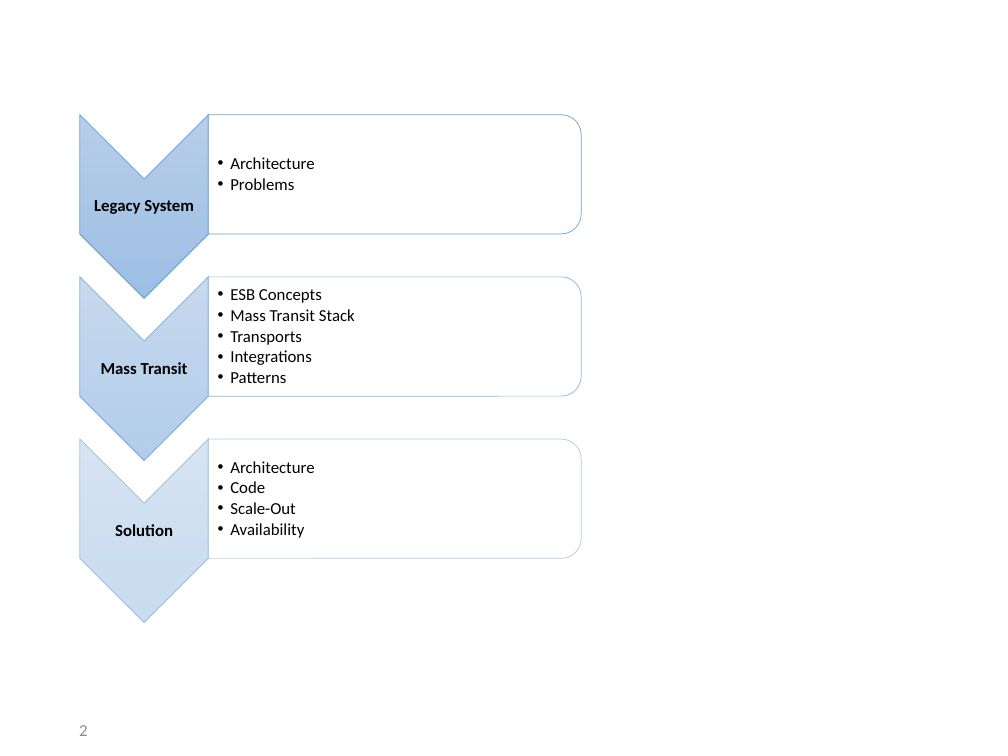
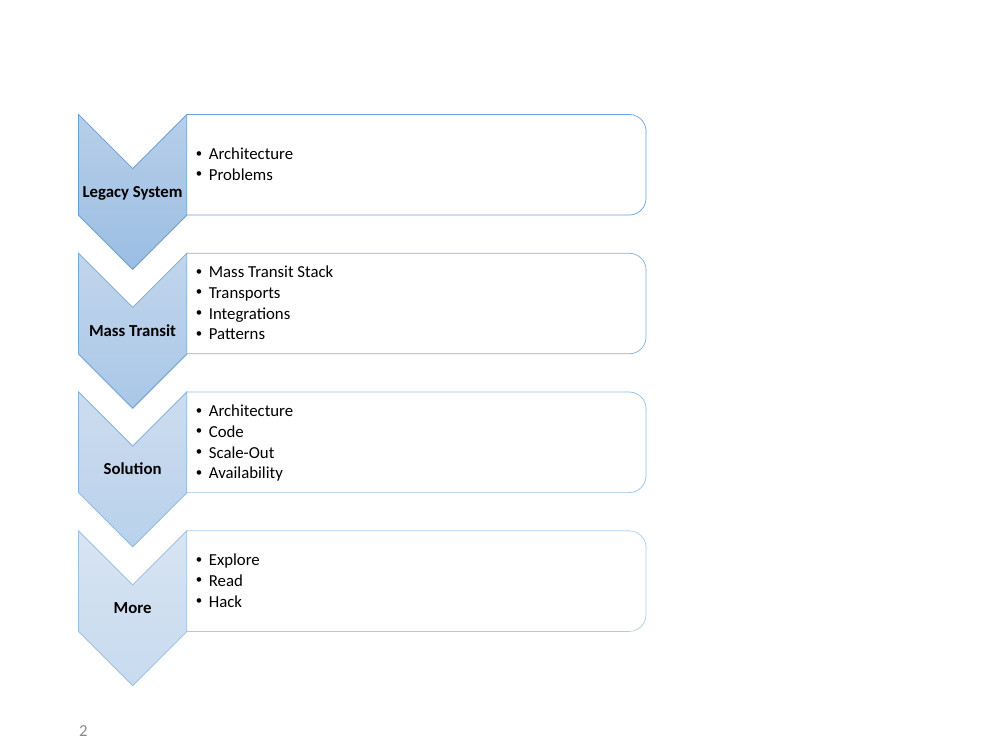
Before and after one commit to amichel/PaymentsGateway.MassTransit.Demo, a slide deck: slide 2 of Presentation/Service Bus Integration Patterns.pptx. Drawn at 1008x756 pixels with LibreOffice and Linux fonts; fonts in the diff are those of the drawing; background and template pictures are left out. Boxes give left, top, right and bottom in pixels: in the first picture for what was removed or moved away, otherwise in the second. Text is boxed around its words. In the diff, an @@ line names an element or a change of style, - is before the commit and + after.

Commit message:
ppt

```diff
--- a/Presentation/Service Bus Integration Patterns.pptx
+++ b/Presentation/Service Bus Integration Patterns.pptx
@@ chevron: place and size @@
-chevron at box(80, 114, 208, 298)
+chevron at box(79, 114, 187, 270)
@@ text "Architecture": place and size @@
-text "Architecture" at box(230, 157, 314, 190)
+text "Architecture" at box(209, 147, 293, 180)
@@ round same rect: place and size @@
-round same rect at box(208, 115, 581, 234)
+round same rect at box(186, 115, 646, 216)
@@ text "Legacy System": place and size @@
-text "Legacy System" at box(94, 200, 194, 214)
+text "Legacy System" at box(83, 186, 183, 200)
@@ chevron: place and size @@
-chevron at box(80, 277, 208, 460)
+chevron at box(79, 253, 187, 408)
@@ text "Mass Transit Stack": place and size @@
-text "Mass Transit Stack" at box(230, 289, 355, 383)
+text "Mass Transit Stack" at box(209, 265, 333, 339)
@@ round same rect: place and size @@
-round same rect at box(208, 277, 581, 396)
+round same rect at box(186, 253, 646, 354)
@@ text at box(230, 289, 322, 303): paragraph removed @@
-  •• ESB Concepts
@@ text "Mass Transit": place and size @@
-text "Mass Transit" at box(101, 362, 188, 374)
+text "Mass Transit" at box(89, 324, 176, 336)
@@ text "Architecture": place and size @@
-text "Architecture" at box(230, 461, 314, 538)
+text "Architecture" at box(209, 404, 293, 481)
@@ text "Solution": place and size @@
-text "Solution" at box(115, 524, 173, 536)
+text "Solution" at box(104, 462, 162, 474)
@@ chevron: place and size @@
-chevron at box(80, 439, 208, 622)
+chevron at box(79, 531, 187, 686)
@@ round same rect: place and size @@
-round same rect at box(208, 439, 581, 558)
+round same rect at box(186, 531, 646, 632)
@@ group added at box(79, 392, 646, 613): 2 texts, 1 chevron, 1 round same rect @@
+More
+  •• Explore
+  •• Read
+  •• Hack
```
Also in this commit, not shown: 1 other slide changed.
